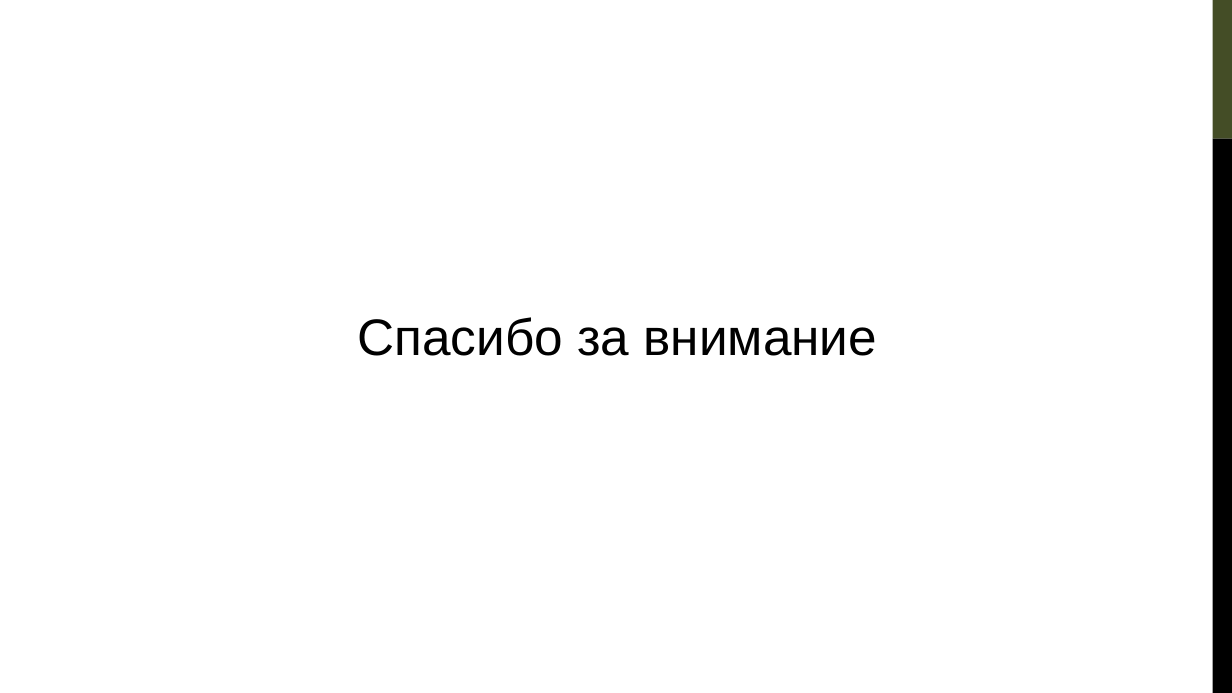
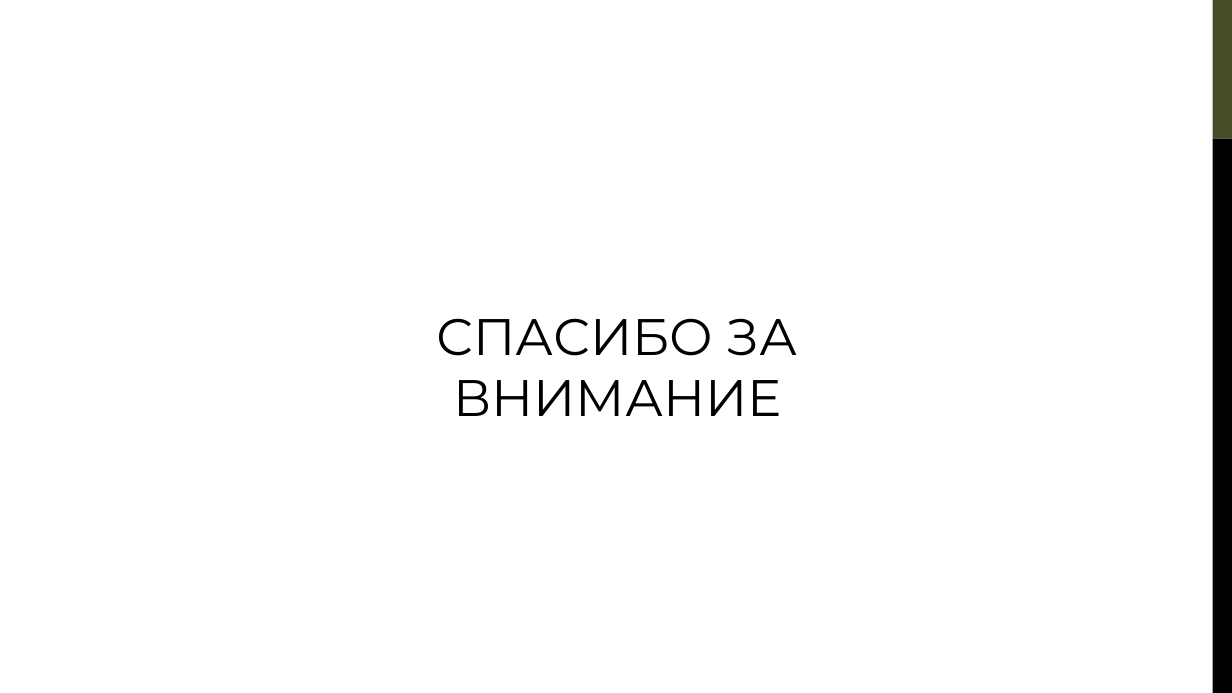
Before and after one commit to CasCadeVR/CADR, a slide deck: slide 12 of docs/КурсоваяРабота_Презентация_Турчанинов.pptx (slide 16 before the commit). Drawn at 1232x693 pixels with LibreOffice and Linux fonts; fonts in the diff are those of the drawing. Boxes give left, top, right and bottom in pixels: in the first picture for what was removed or moved away, otherwise in the second. Text is boxed around its words. In the diff, an @@ line names an element or a change of style, - is before the commit and + after.

```diff
--- a/docs/КурсоваяРабота_Презентация_Турчанинов.pptx
+++ b/docs/КурсоваяРабота_Презентация_Турчанинов.pptx
@@ text at box(437, 318, 798, 416): text changed; font Arial to Montserrat @@
-Спасибо за внимание
+СПАСИБО ЗА ВНИМАНИЕ
```
Also in this commit, not shown: 3 other slides changed, 8 slides added, 12 slides removed, 3 other files.
